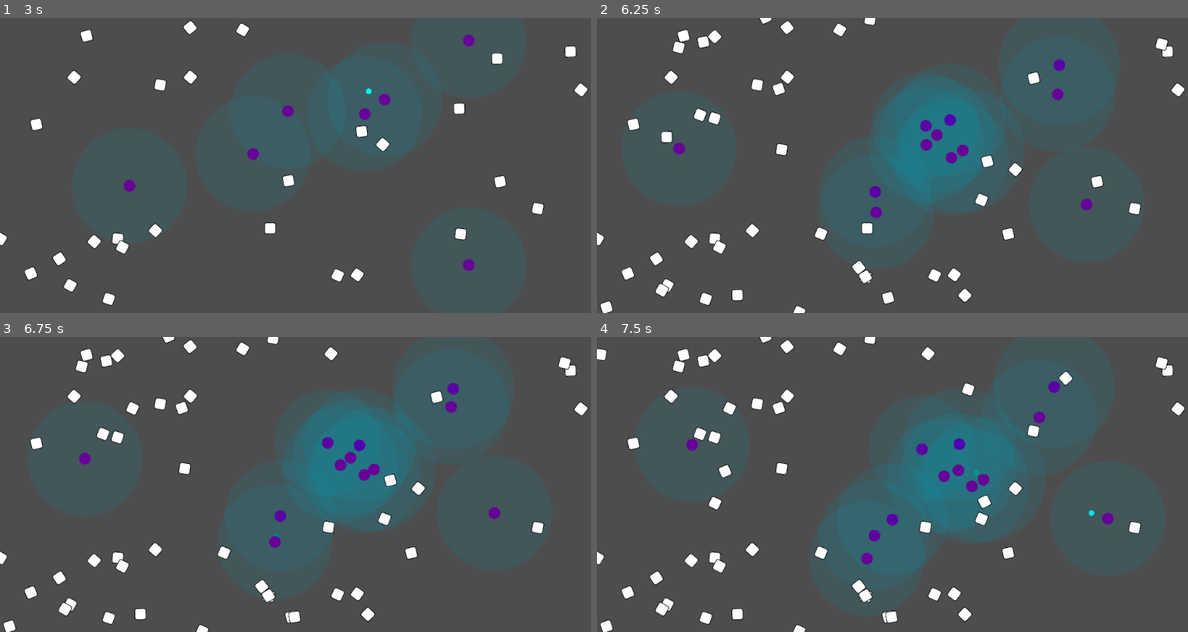
Above: before the commit, frames 1-4 (two rows, left to right).
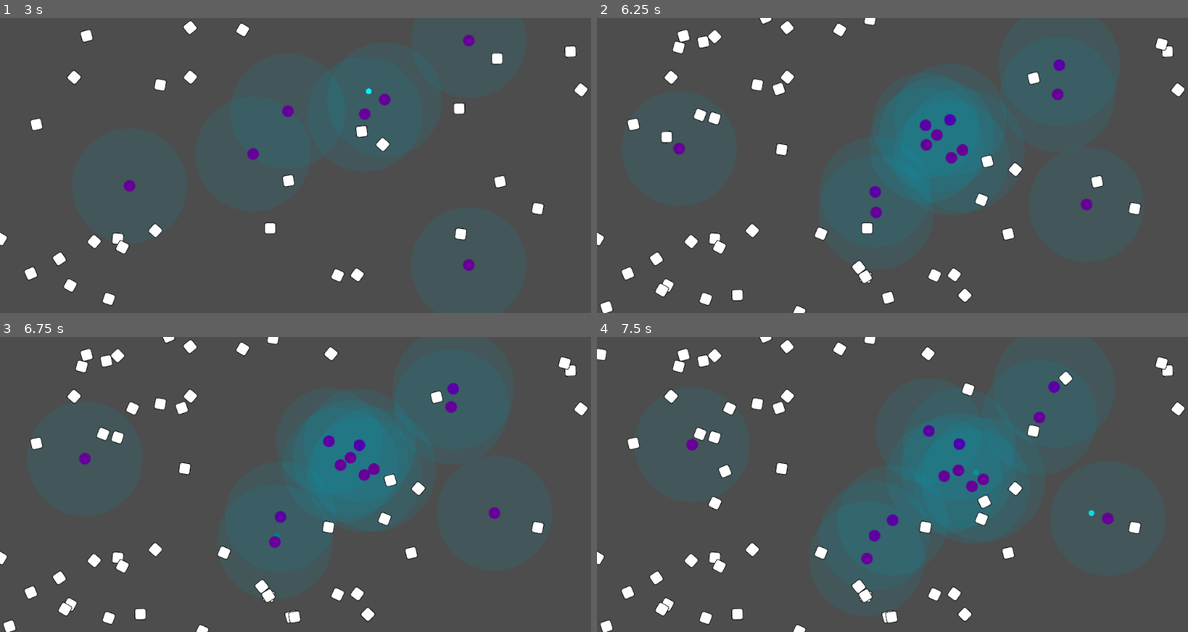
Above: after the commit, the same moments.

Repository: wivest/Natural-Selection
Game: Godot game, scene res://scenes/main.tscn
Two runs of this game, one before a commit and one after it. Both use one fixed random seed, a clock stepped at 60 frames per second and the inputs below.
Inputs:
- Up to frame 1 (3 s): no input
- Up to frame 2 (6.25 s): no input
- Up to frame 3 (6.75 s): no input
- Up to frame 4 (7.5 s): no input

Frame 1 is identical in both runs. In frame 2, less than 0.1% of the frame differs, in the area x 54-63%, y 34-47%; in frame 3, less than 0.1%; in frame 4, 0.2%, in the area x 49-67%, y 29-64%.

Commit message:
feat: save Creature in children as property

Diff:
--- a/scenes/creature/scripts/nodes/body.gd
+++ b/scenes/creature/scripts/nodes/body.gd
@@ -5,9 +5,11 @@
 
 @export var speed_color: Gradient
 
-var _listened_gene: Gene
+var _creature: Creature
 
 func _ready():
-	var creature: Creature = owner as Creature # get parent Creature
-	_listened_gene = creature.genome.speed # set Gene to listen to
-	modulate = speed_color.sample(_listened_gene.value / SPEED_COLOR_CAP) # set color based on speed
+	_creature = owner
+
+func _process(_delta):
+	var speed := _creature.genome.speed.value
+	modulate = speed_color.sample(speed / SPEED_COLOR_CAP) # set color based on speed
--- a/scenes/creature/scripts/nodes/view.gd
+++ b/scenes/creature/scripts/nodes/view.gd
@@ -8,19 +8,21 @@
 var _visible_food: Array[Food] = []
 var _is_target_food: bool = false # target on creation is random
 
-var _listened_gene: Gene
+var _creature: Creature
 
 @onready var shape: CircleShape2D = $CollisionShape2D.shape
 
 func _ready():
-	var creature: Creature = owner as Creature # get parent Creature
-	_listened_gene = creature.genome.view_radius # set Gene to listen to
-	shape.radius = _listened_gene.value # set view radius
+	_creature = owner
 
 	target = _get_random_target()
 
+func _process(_delta):
+	queue_redraw()
+
 func _draw():
-	draw_circle(Vector2.ZERO, _listened_gene.value, VIEW_COLOR)
+	var view_radius := _creature.genome.view_radius.value
+	draw_circle(Vector2.ZERO, view_radius, VIEW_COLOR)
 
 func update_target(creature_velocity: Vector2):
 	if _visible_food.size() == 0: # no visible food
